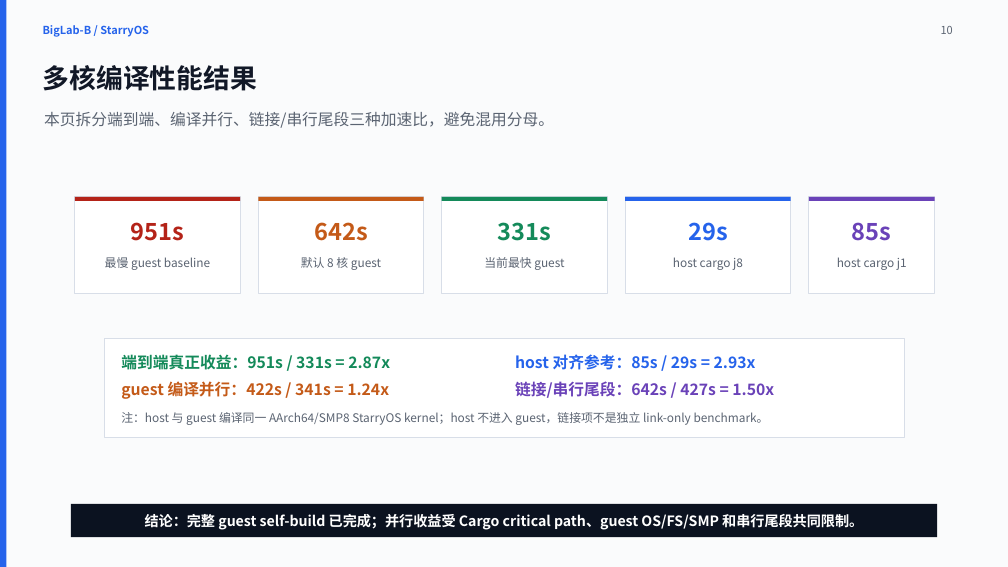
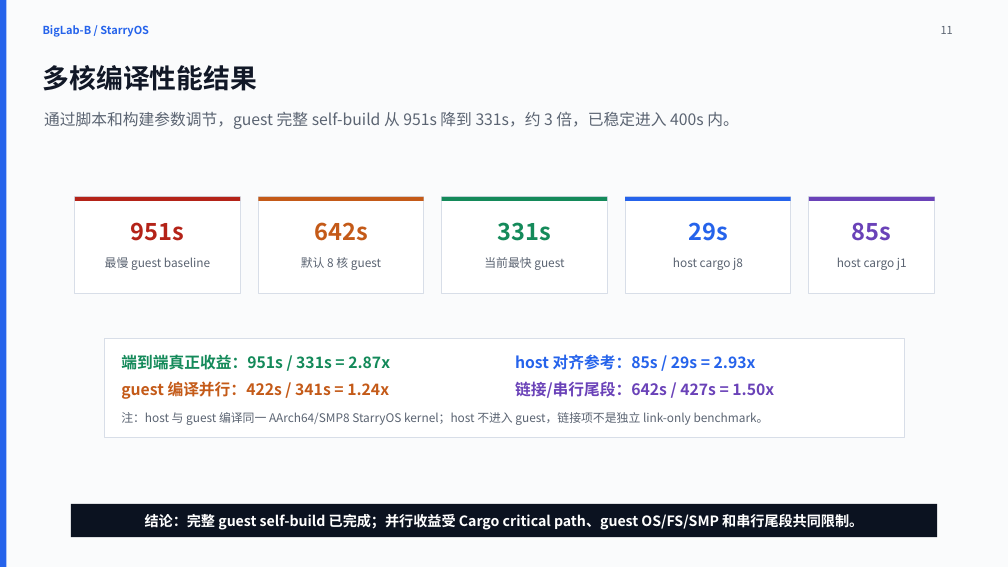
Before and after one commit to yks23/Auto-OS, a slide deck: slide 11 of showtime-2/final/biglab-b-final-yang-kaisen-minimal.pptx (slide 10 before the commit). Drawn at 1008x567 pixels with LibreOffice and Linux fonts; fonts in the diff are those of the drawing. Boxes give left, top, right and bottom in pixels: in the first picture for what was removed or moved away, otherwise in the second. Text is boxed around its words. In the diff, an @@ line names an element or a change of style, - is before the commit and + after.

```diff
--- a/showtime-2/final/biglab-b-final-yang-kaisen-minimal.pptx
+++ b/showtime-2/final/biglab-b-final-yang-kaisen-minimal.pptx
@@ text at (x1=941, y1=26, x2=953, y2=34): text changed @@
-10
+11
@@ text at (x1=44, y1=112, x2=738, y2=129): text changed @@
-本页拆分端到端、编译并行、链接/串行尾段三种加速比，避免混用分母。
+通过脚本和构建参数调节，guest 完整 self-build 从 951s 降到 331s，约 3 倍，已稳定进入 400s 内。
```
Also in this commit, not shown: 7 other slides changed, 7 slides added, 6 slides removed, 18 other files.
